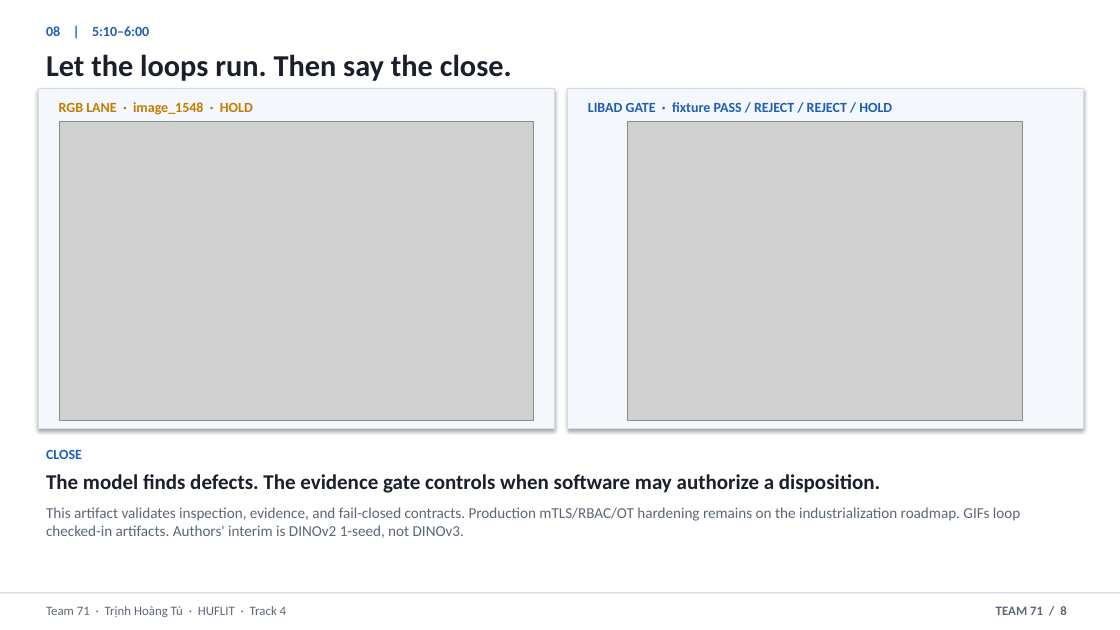
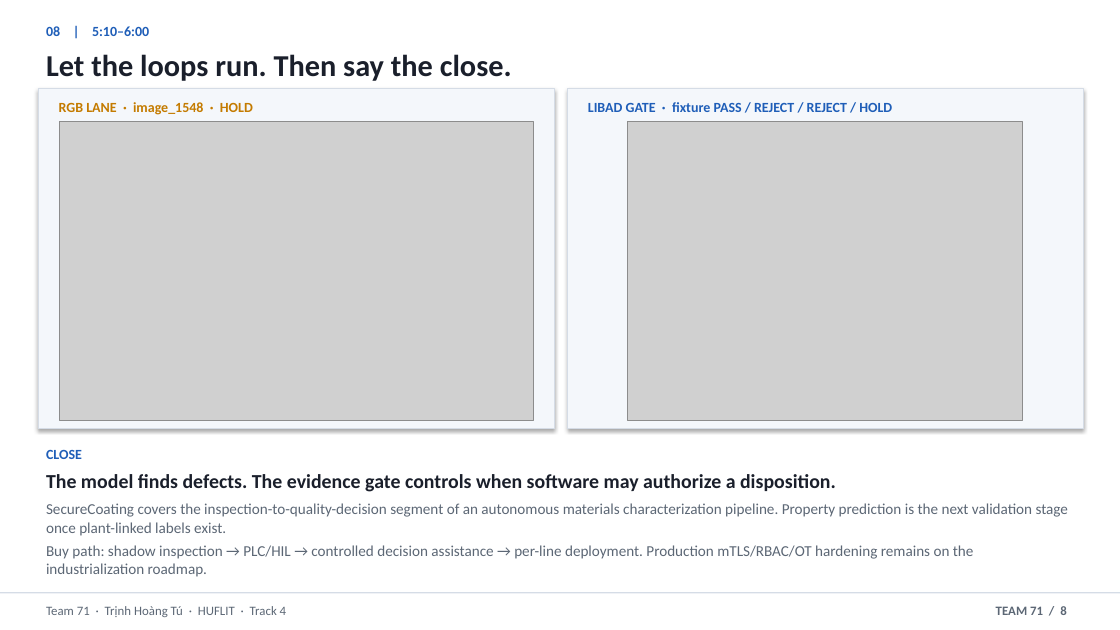
Before and after one commit to thtcsec/securecoating-vision, a slide deck: slide 8 of SecureCoating-Vision_Final_Defense_6min.pptx. Drawn at 1120x630 pixels with LibreOffice and Linux fonts; fonts in the diff are those of the drawing; grey boxes stand for pictures. Boxes give left, top, right and bottom in pixels: in the first picture for what was removed or moved away, otherwise in the second. Text is boxed around its words. In the diff, an @@ line names an element or a change of style, - is before the commit and + after.

```diff
--- a/SecureCoating-Vision_Final_Defense_6min.pptx
+++ b/SecureCoating-Vision_Final_Defense_6min.pptx
@@ text at (46,474,836,492): size 18 to 17 pt in "The model finds defects. The evidence gate ..."; less space between paragraphs @@
@@ text at (46,503,1068,577): text changed @@
-This artifact validates inspection, evidence, and fail-closed contracts. Production mTLS/RBAC/OT hardening remains on the industrialization roadmap. GIFs loop checked-in artifacts. Authors' interim is DINOv2 1-seed, not DINOv3.
+SecureCoating covers the inspection-to-quality-decision segment of an autonomous materials characterization pipeline. Property prediction is the next validation stage once plant-linked labels exist.
+Buy path: shadow inspection → PLC/HIL → controlled decision assistance → per-line deployment. Production mTLS/RBAC/OT hardening remains on the industrialization roadmap.
```
Also in this commit, not shown: 3 other slides changed, 7 other files.
